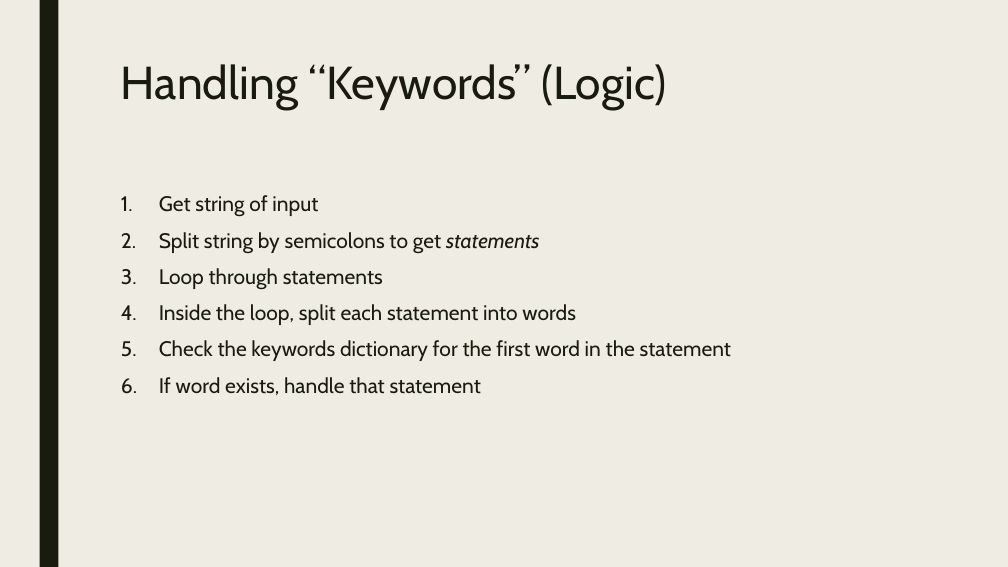
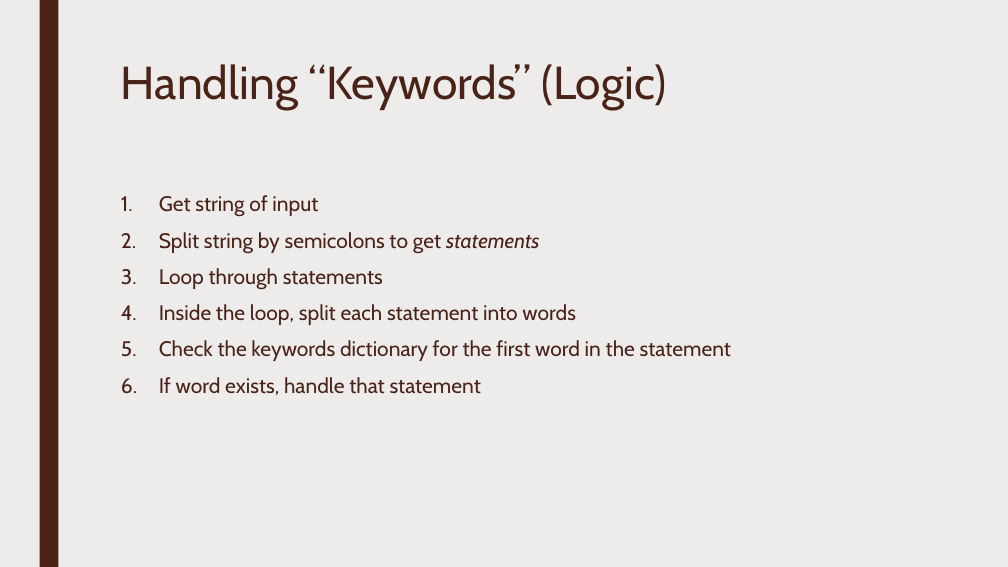
Before and after one commit to austinvanbockern/ProjectFire, a slide deck: slide 6 of ProjectFIRE.pptx. Drawn at 1008x567 pixels with LibreOffice and Linux fonts; fonts in the diff are those of the drawing. Boxes give left, top, right and bottom in pixels: in the first picture for what was removed or moved away, otherwise in the second. Text is boxed around its words. In the diff, an @@ line names an element or a change of style, - is before the commit and + after.

```diff
--- a/ProjectFIRE.pptx
+++ b/ProjectFIRE.pptx
@@ background #EFEDE3 to #EDECEB @@
@@ rectangle at (x1=39, y1=0, x2=58, y2=567): fill #191B0E to #4A2318 @@
@@ title "Handling “Keywords” (Logic)" at (x1=121, y1=64, x2=667, y2=110): text colour #191B0E to #4A2318 @@
@@ text "Get string of input" at (x1=159, y1=195, x2=731, y2=395): text colour #191B0E to #4A2318 @@
```
Also in this commit, not shown: 7 other slides changed, 1 slide added, 3 other files.
